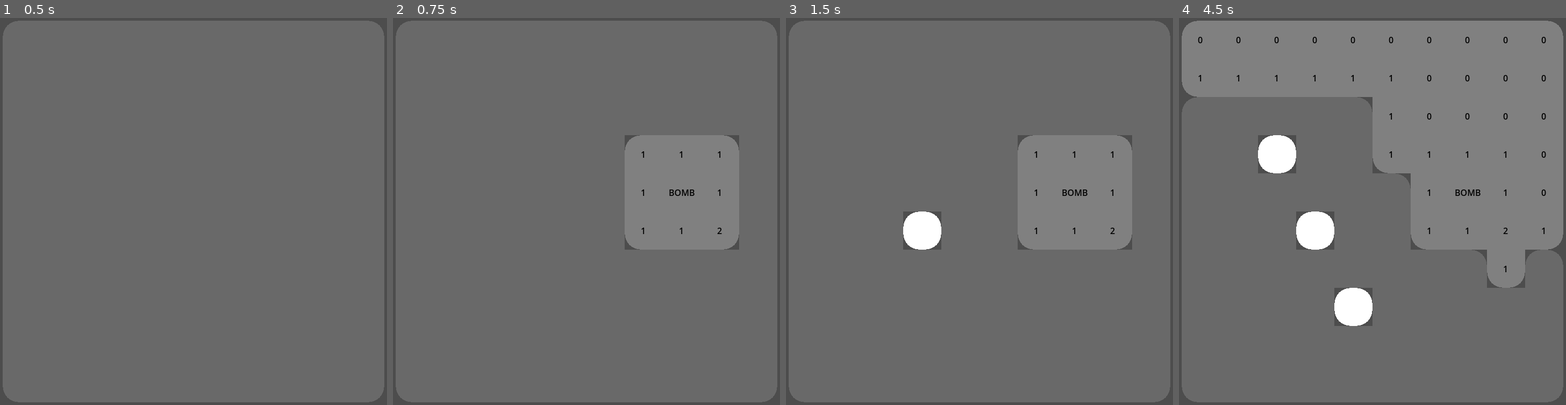
Above: before the commit, frames 1-4 (left to right).
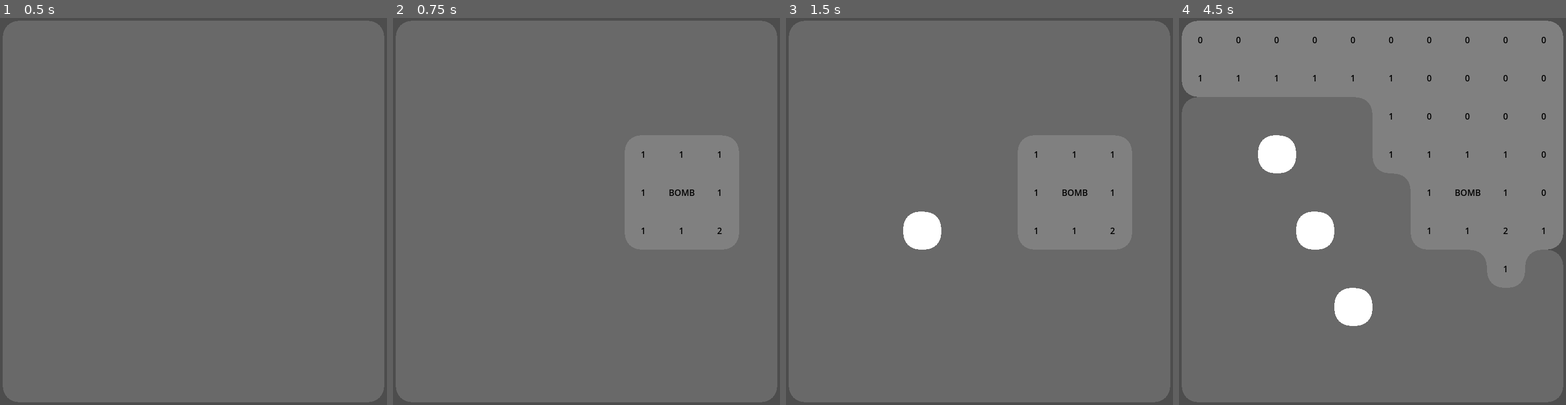
Above: after the commit, the same moments.

Repository: Dramura5088/mobile-minesweeper
Game: Godot game, scene res://minesweeper.tscn
Two runs of this game, one before a commit and one after it. Both use one fixed random seed, a clock stepped at 60 frames per second and the inputs below.
Inputs (mouse positions are in pixels of both pictures, inside the frame that each line leads up to):
- Up to frame 1 (0.5 s): no input
- Up to frame 2 (0.75 s): tap Enter at 0.5 s; move the mouse to (671, 192) at 0.52 s; click (671, 192) at 0.6 s
- Up to frame 3 (1.5 s): tap Space at 1.25 s; move the mouse to (902, 230) at 1.27 s; right-click (902, 230) at 1.35 s
- Up to frame 4 (4.5 s): tap Enter at 2, 3.5 s; move the mouse to (1411, 126) at 2.02 s; click (1411, 126) at 2.1 s; tap Space at 2.75, 4.25 s; move the mouse to (1353, 288) at 2.77 s; right-click (1353, 288) at 2.85 s; move the mouse to (1488, 269) at 3.52 s; click (1488, 269) at 3.6 s; move the mouse to (1256, 153) at 4.27 s; right-click (1256, 153) at 4.35 s

Frame 1 is identical in both runs. In frame 2, 0.2% of the frame differs, in the area x 59-90%, y 30-60%; in frame 3, 0.3%; in frame 4, 0.8%, in the area x 20-94%, y 20-80%.

Commit message:
rounded edge corners

Diff:
--- a/tile.gd
+++ b/tile.gd
@@ -103,14 +103,24 @@
 	var up:bool 	= checkPosition.call(Vector2i.DOWN)
 	var down:bool 	= checkPosition.call(Vector2i.UP) # DUNNO
 
+	var topLeft:bool = checkPosition.call(Vector2i(-1,1))
+	var topRight:bool= checkPosition.call(Vector2i(1,1))
+	var bottomLeft:bool = checkPosition.call(Vector2i(-1,-1))
+	var bottomRight:bool = checkPosition.call(Vector2i(1,-1))
+
 	var curvedTL:bool = not left and not up
 	var curvedTR:bool = not right and not up
 	var curvedBL:bool = not left and not down
 	var curvedBR:bool = not right and not down
 
-	createCustomMesh(curvedTL, curvedTR, curvedBL, curvedBR)
-
-func createCustomMesh(curvedTL:bool, curvedTR:bool, curvedBL:bool, curvedBR:bool):
+	var cornerTL:bool = left and up and not topLeft
+	var cornerTR:bool = right and up and not topRight
+	var cornerBL:bool = left and down and not bottomLeft
+	var cornerBR:bool = right and down and not bottomRight
+
+	createCustomMesh(curvedTL, curvedTR, curvedBL, curvedBR, cornerTL, cornerTR, cornerBL, cornerBR)
+
+func createCustomMesh(curvedTL:bool, curvedTR:bool, curvedBL:bool, curvedBR:bool, cornerTL:bool, cornerTR:bool, cornerBL:bool, cornerBR:bool):
 	if self.mesh == null:
 		createMesh()
 
@@ -147,7 +157,44 @@
 	for vertex in createMeshCurvedCorner(precision, center, meshMiddleRight, meshMiddleBottom, meshBottomRight, false, false, false, curvedBR):
 		st.add_vertex(vertex)
 
+	if cornerTL:
+		for vertex in createCorner(precision,meshTopLeft,meshTopRight,meshBottomLeft,meshBottomRight,cornerTL,false,false,false):
+			st.add_vertex(vertex)
+
+	if cornerTR:
+		for vertex in createCorner(precision, meshTopLeft,meshTopRight,meshBottomLeft,meshBottomRight,false,cornerTR,false,false):
+			st.add_vertex(vertex)
+
+	if cornerBL:
+		for vertex in createCorner(precision, meshTopLeft,meshTopRight,meshBottomLeft,meshBottomRight,false,false,cornerBL,false):
+			st.add_vertex(vertex)
+
+	if cornerBR:
+		for vertex in createCorner(precision, meshTopLeft,meshTopRight,meshBottomLeft,meshBottomRight,false,false,false, cornerBR):
+			st.add_vertex(vertex)
+
 	self.mesh.mesh=st.commit()
+
+func createCorner(precision:int,meshTopLeft:Vector2, meshTopRight:Vector2, meshBottomLeft:Vector2, meshBottomRight:Vector2, cornerTL:bool, cornerTR:bool, cornerBL:bool, cornerBR:bool) -> Array:
+	var verticies:Array = []
+
+	if cornerTL:
+		for vertex in createMeshCurvedCorner(precision,meshTopLeft,meshTopLeft+Vector2(0,tileScale.y/2),meshTopLeft+Vector2(-tileScale.x/2,0),meshTopLeft, cornerTL,false,false,false):
+			verticies.append(vertex)
+
+	if cornerTR:
+		for vertex in createMeshCurvedCorner(precision,meshTopRight+Vector2(0,tileScale.y/2),meshTopRight,meshTopRight,meshTopRight+Vector2(tileScale.x/2,0),false,cornerTR,false,false):
+			verticies.append(vertex)
+
+	if cornerBL:
+		for vertex in createMeshCurvedCorner(precision,meshBottomLeft+Vector2(-tileScale.x/2,0),meshBottomLeft,meshBottomLeft,meshBottomLeft+Vector2(0,-tileScale.y/2),false,false,cornerBL,false):
+			verticies.append(vertex)
+
+	if cornerBR:
+		for vertex in createMeshCurvedCorner(precision,meshBottomRight,meshBottomRight+Vector2(tileScale.x/2,0), meshBottomRight+Vector2(0,-tileScale.y/2), meshBottomRight,false,false,false,cornerBR):
+			verticies.append(vertex)
+
+	return verticies
 
 func createMeshCurvedCorner(precision:int, topLeft:Vector2, topRight:Vector2, bottomLeft:Vector2, bottomRight:Vector2, curvedTL:bool, curvedTR:bool, curvedBL:bool, curvedBR:bool) -> Array:
 	var verticies:Array = []
